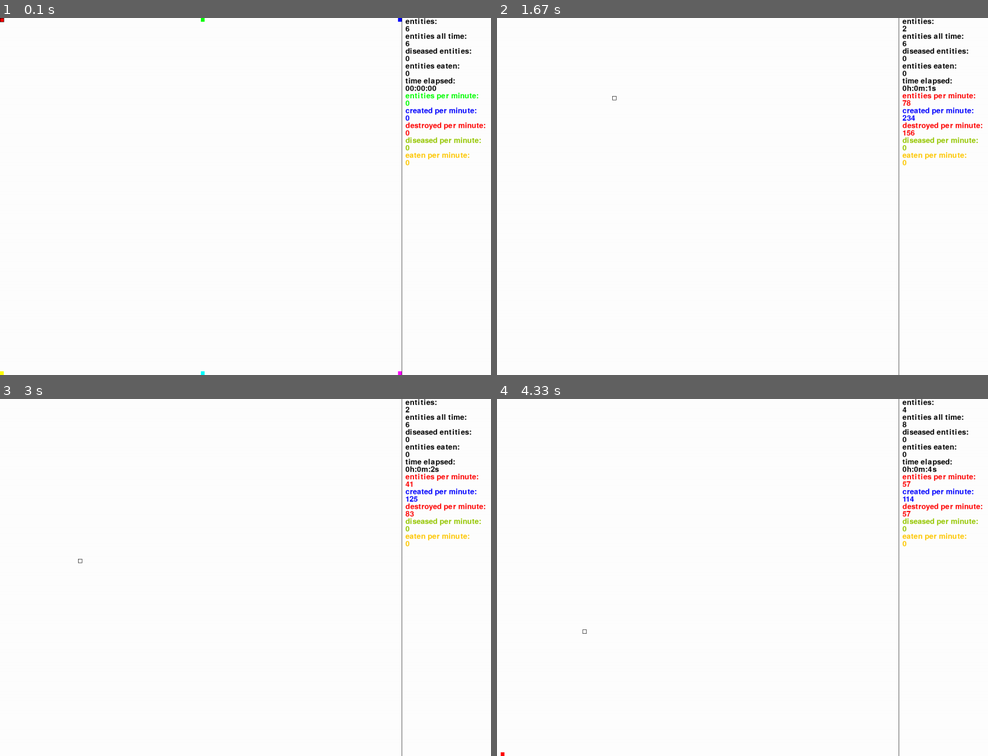
Above: before the commit, frames 1-4 (two rows, left to right).
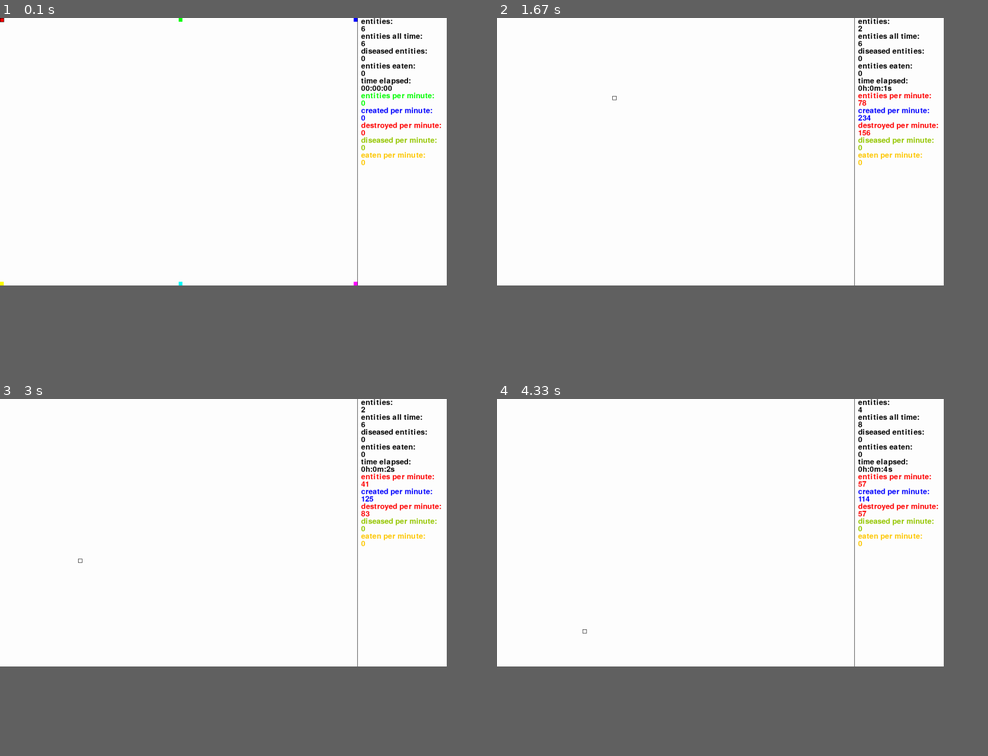
Above: after the commit, the same moments.

Repository: sbwhitt/pygame-life-simulation
Game: pygame game, started from main.py
The game is run twice, just before and just after one commit, with the same random seed, the same clock (stepped at 60 frames per second) and the same inputs.
Inputs (mouse positions are in pixels of both pictures, inside the frame that each line leads up to):
- Up to frame 1 (0.1 s): no input
- Up to frame 2 (1.67 s): tap Enter at 0.33 s; move the mouse to (614, 153) at 0.7 s; tap X at 0.73, 1.03 s; tap 1 at 0.82 s; click (884, 246) at 1.27 s; click (614, 100) at 1.6 s
- Up to frame 3 (3 s): click (220, 566) at 1.93 s; click (162, 477) at 2.27 s; click (378, 602) at 2.6 s; click (78, 559) at 2.93 s
- Up to frame 4 (4.33 s): click (590, 481) at 3.27 s; click (614, 581) at 3.6 s; click (879, 595) at 3.93 s; click (585, 631) at 4.27 s
The window is 899x654 before the commit and 818x490 after it. Grey fills any space a smaller window leaves; there, only what the larger window draws over its background counts as a difference.

The runs differ from the first frame. In frame 1, 2.7% of the frame differs, in the area x 0-99%, y 0-100%; in frame 2, 2.7%; in frame 3, 2.7%; in frame 4, 2.7%.

Commit message:
colony initial

Diff:
--- /dev/null
+++ b/src/colony.py
@@ -0,0 +1,10 @@
+import static.settings as settings
+from src.entity import Entity
+
+
+class Colony:
+    def __init__(self):
+        self.members = {}
+
+    def add_member(self, entity: Entity) -> None:
+        self.members[entity.loc] = entity
--- a/src/dna.py
+++ b/src/dna.py
@@ -32,6 +32,16 @@
             10, 200), random.randint(10, 200), random.randint(10, 200))
         self.curve = random.randint(0, int(settings.ENT_WIDTH/2))
 
+    def compatible(self, candidate: "DNA") -> bool:
+        if self._compare_colors(candidate.color):
+            return True
+        return False
+
+    def _compare_colors(self, color: pygame.Color) -> bool:
+        return ((self.color.r - color.r <= 20 or self.color.r - color.r >= -20) and
+                (self.color.g - color.g <= 20 or self.color.g - color.g >= -20) and
+                (self.color.b - color.b <= 20 or self.color.b - color.b >= -20))
+
     def _determine_immunity(self) -> bool:
         return self.immune or (random.randint(0, 2) == 1)
 
--- a/src/entity.py
+++ b/src/entity.py
@@ -10,6 +10,7 @@
             args[0], args[1], settings.ENT_WIDTH, settings.ENT_WIDTH)
         self.loc = (args[0], args[1])
         self.choice = 0
+        self.bound = False
         if len(args) == 3:
             self.dna = DNA(args[2])
         else:
@@ -74,12 +75,21 @@
             return False
         return True
 
+    def _bind(self, collisions: list["Entity"]) -> bool:
+        for c in collisions:
+            if self.dna.compatible(c.dna):
+                self.bound = True
+                c.bound = True
+                return True
+        return False
+
     def _choose_dir(self, surroundings: list[list["Entity"] | None]) -> int:
-        if (self.dna.dir_timer > settings.DIR_INTERVAL):
+        if (not self.bound and self.dna.dir_timer > settings.DIR_INTERVAL):
             self.dna.dir_timer = 0
             choices = []
             for i in range(len(surroundings)):
                 if surroundings[i] != None and self._is_safe(surroundings[i]):
+                    if random.randint(1, 5) == 1 and self._bind(surroundings[i]): return
                     choices.append(i)
             if choices:
                 c = choices[random.randint(0, len(choices)-1)]
--- a/src/entity_manager.py
+++ b/src/entity_manager.py
@@ -25,7 +25,7 @@
             e.dna.dir_timer += clock_time
             e.dna.move_timer += clock_time
             self.m.grid[e.loc].remove(e)
-            e.update(settings.WORLD_SIZE, settings.WORLD_SIZE, self.m.get_surroundings(e.loc))
+            if not e.bound: e.update(settings.WORLD_SIZE, settings.WORLD_SIZE, self.m.get_surroundings(e.loc))
             self.m.grid[e.loc].append(e)
             self._handle_collisions(e)
             self._handle_aging(e, clock_time)
@@ -36,8 +36,10 @@
             #     pygame.draw.rect(self.screen, colors.GRAY,
             #                      e.rect.copy().move(-window.offset[0], -window.offset[1]), border_radius=0)
             if not window.contains(e.loc):
-                pass
-            elif e.dna.diseased and settings.IN_GAME_SETTINGS["MARK_DISEASED"]:
+                continue
+            if e.bound:
+                self._highlight(e, window)
+            if e.dna.diseased and settings.IN_GAME_SETTINGS["MARK_DISEASED"]:
                 pygame.draw.rect(self.screen, colors.BLACK,
                                  e.rect.copy().move(-window.offset[0], -window.offset[1]), border_radius=0)
             else:
@@ -118,6 +120,15 @@
         self.destroyed += 1
         self._obituary(e)
 
+    def _highlight(self, entity: Entity, window: Window) -> None:
+        points = [(entity.loc[0]-(entity.loc[0] % settings.ENT_WIDTH), entity.loc[1]-(entity.loc[1] % settings.ENT_WIDTH)),
+                  (entity.loc[0]+(settings.ENT_WIDTH - entity.loc[0] % settings.ENT_WIDTH), entity.loc[1]-(entity.loc[1] % settings.ENT_WIDTH)),
+                  (entity.loc[0]+(settings.ENT_WIDTH - entity.loc[0] % settings.ENT_WIDTH), entity.loc[1]+(settings.ENT_WIDTH - entity.loc[1] % settings.ENT_WIDTH)),
+                  (entity.loc[0]-(entity.loc[0] % settings.ENT_WIDTH), entity.loc[1]+(settings.ENT_WIDTH - entity.loc[1] % settings.ENT_WIDTH))]
+        for i in range(len(points)):
+            points[i] = (points[i][0]-window.offset[0], points[i][1]-window.offset[1])
+        pygame.draw.lines(self.screen, colors.BLACK, True, points, 3)
+
     def _spread_color(self, collisions: list[Entity]) -> None:
         r, g, b = 0, 0, 0
         highest_off = 0
@@ -145,7 +156,7 @@
         for e in collisions:
             e.dna.curve = c
 
-    def _cannibalize(self, eater, collisions: list[Entity]) -> None:
+    def _cannibalize(self, eater: Entity, collisions: list[Entity]) -> None:
         for c in collisions:
             if c != eater and random.randint(0, 1) == 1:
                 self._spread_color([eater, c])
--- a/static/settings.py
+++ b/static/settings.py
@@ -1,6 +1,6 @@
 # both settings have to be divisible by 20
-WINDOW_WIDTH = 1080
-WINDOW_HEIGHT = 960
+WINDOW_WIDTH = 960
+WINDOW_HEIGHT = 720
 
 WORLD_SIZE = 1500
 
